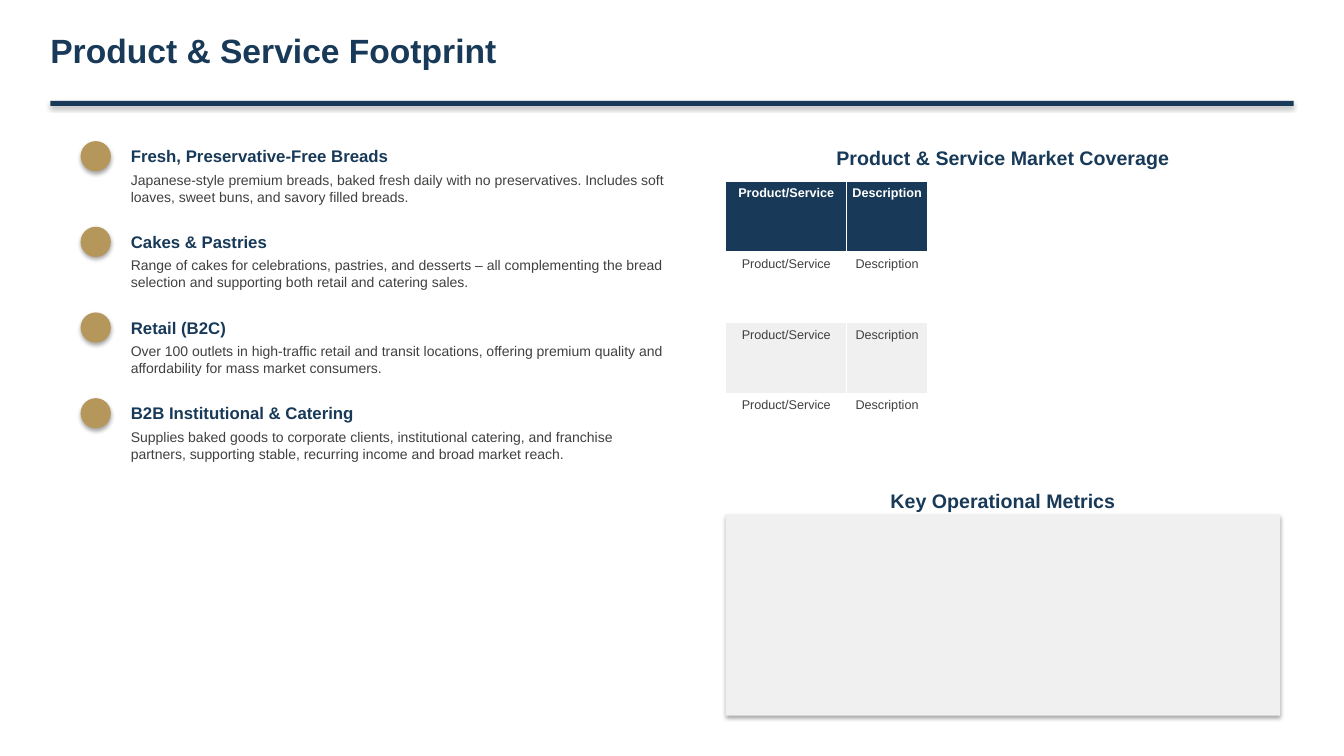
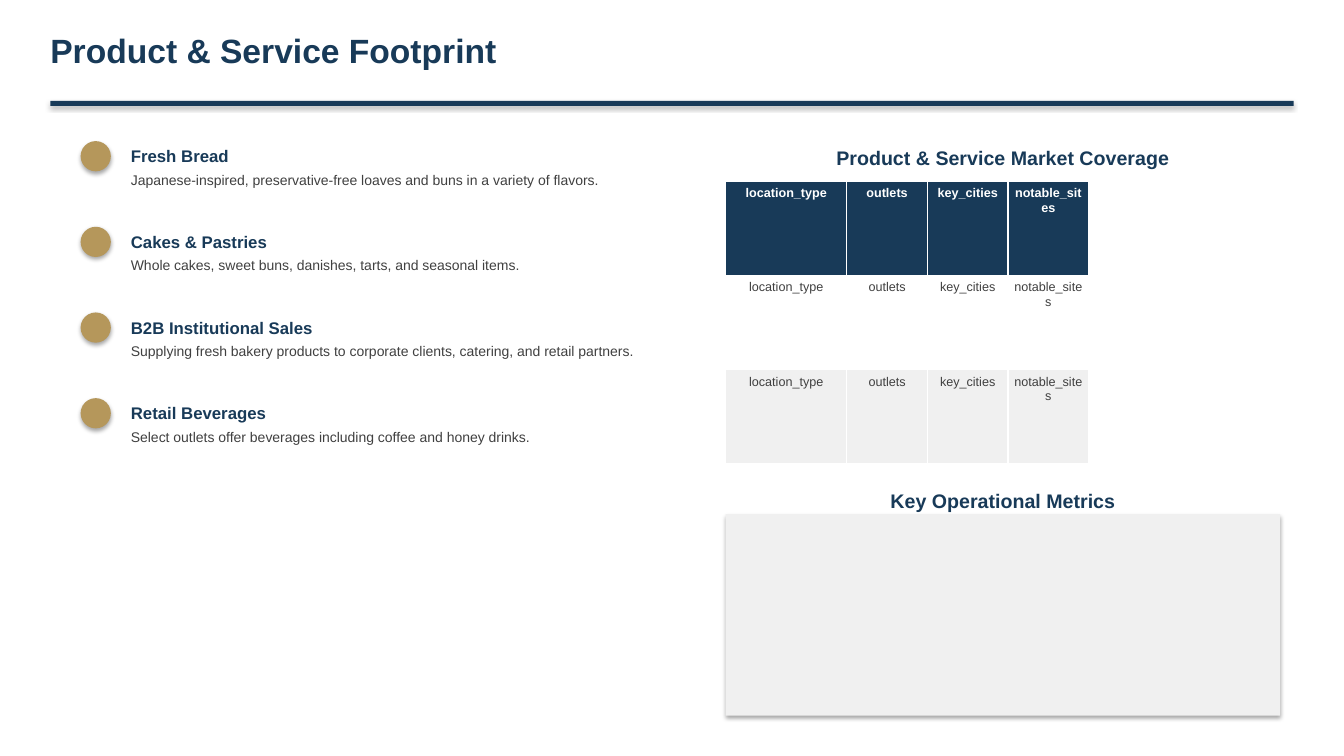
Before and after one commit to alinvb/slide_generator, a slide deck: slide 3 of ai_generated_deck.pptx. Drawn at 1344x756 pixels with LibreOffice and Linux fonts; fonts in the diff are those of the drawing. Boxes give left, top, right and bottom in pixels: in the first picture for what was removed or moved away, otherwise in the second. Text is boxed around its words. In the diff, an @@ line names an element or a change of style, - is before the commit and + after.

```diff
--- a/ai_generated_deck.pptx
+++ b/ai_generated_deck.pptx
@@ text at [131, 150, 229, 162]: text changed @@
-Fresh, Preservative-Free Breads
+Fresh Bread
@@ text at [131, 175, 599, 188]: text changed @@
-Japanese-style premium breads, baked fresh daily with no preservatives. Includes soft loaves, sweet buns, and savory filled breads.
+Japanese-inspired, preservative-free loaves and buns in a variety of flavors.
@@ table at [726, 181, 1089, 464] @@
-Product/Service | Description
-Product/Service | Description
-Product/Service | Description
-Product/Service | Description
+location_type | outlets | key_cities | notable_sites
+location_type | outlets | key_cities | notable_sites
+location_type | outlets | key_cities | notable_sites
@@ table: place and size @@
-table at [726, 181, 928, 464]
+table at [726, 181, 1089, 464]
@@ text at [131, 260, 519, 272]: text changed @@
-Range of cakes for celebrations, pastries, and desserts – all complementing the bread selection and supporting both retail and catering sales.
+Whole cakes, sweet buns, danishes, tarts, and seasonal items.
@@ text at [131, 322, 313, 334]: text changed @@
-Retail (B2C)
+B2B Institutional Sales
@@ text at [131, 346, 633, 359]: text changed @@
-Over 100 outlets in high-traffic retail and transit locations, offering premium quality and affordability for mass market consumers.
+Supplying fresh bakery products to corporate clients, catering, and retail partners.
@@ text at [131, 407, 266, 423]: text changed @@
-B2B Institutional & Catering
+Retail Beverages
@@ text at [131, 432, 530, 445]: text changed @@
-Supplies baked goods to corporate clients, institutional catering, and franchise partners, supporting stable, recurring income and broad market reach.
+Select outlets offer beverages including coffee and honey drinks.
```
Also in this commit, not shown: 10 other slides changed, 5 slides added, 2 slides removed, 2 other files.
